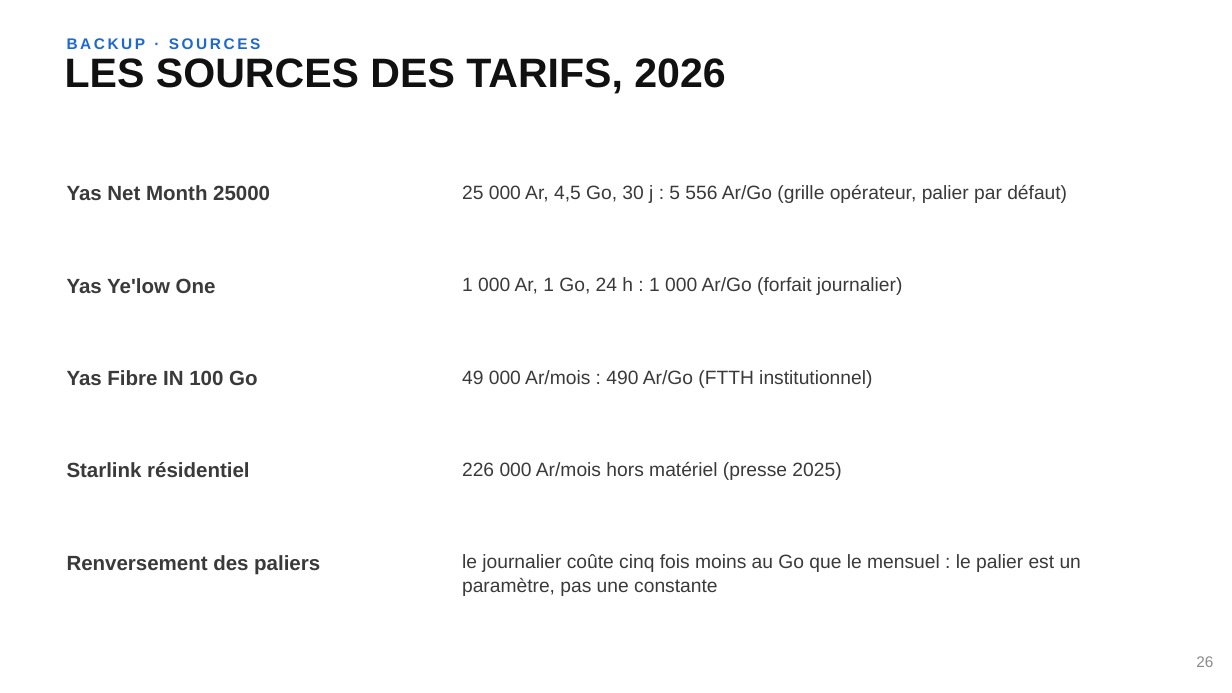
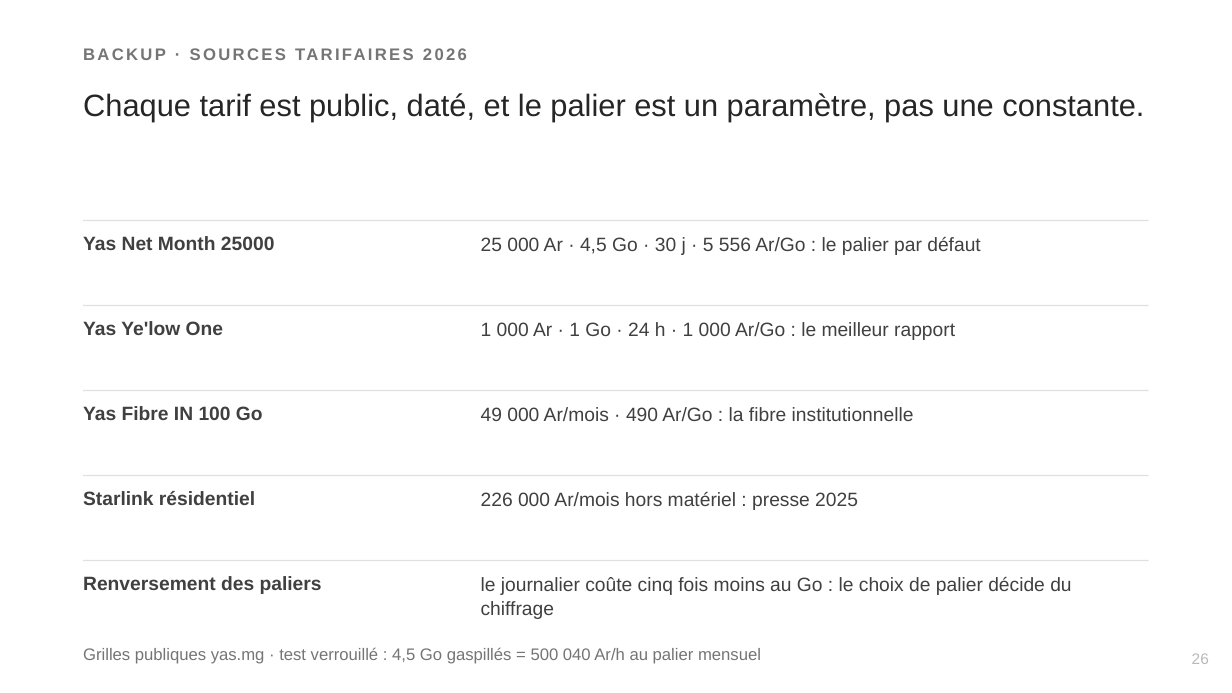
Before and after one commit to Realms4239/cgo, a slide deck: slide 26 of book/soutenance.pptx. Drawn at 1232x693 pixels with LibreOffice and Linux fonts; fonts in the diff are those of the drawing. Boxes give left, top, right and bottom in pixels: in the first picture for what was removed or moved away, otherwise in the second. Text is boxed around its words. In the diff, an @@ line names an element or a change of style, - is before the commit and + after.

Commit message:
feat(livrables): rebuild L1/L2/L3 depuis sources reconciliees + figR3-qdi.png regeneree (STOP deck verifie, chiffres sanctuarises intacts)

```diff
--- a/book/soutenance.pptx
+++ b/book/soutenance.pptx
@@ text at (67, 38, 261, 49): text changed; size 12 to 13 pt; text colour #1C69D4 to #757575 @@
-BACKUP · SOURCES
+BACKUP · SOURCES TARIFAIRES 2026
@@ text at (83, 93, 1144, 121): text changed; size 32 to 24 pt; text colour #111111 to #262626; bold off @@
-LES SOURCES DES TARIFS, 2026
+Chaque tarif est public, daté, et le palier est un paramètre, pas une constante.
@@ size 16 to 15 pt, text colour #3A3A3A to #404040 in 5 elements at (83, 576, 322, 594), (83, 491, 255, 505), (83, 406, 263, 420), (83, 321, 223, 335), (83, 236, 275, 250) @@
@@ text "Yas Net Month 25000": place and size @@
-text "Yas Net Month 25000" at (67, 185, 270, 200)
+text "Yas Net Month 25000" at (83, 236, 275, 250)
@@ rectangle added at (83, 220, 1149, 221), fill #E0E0E0 @@
@@ text at (481, 236, 980, 255): text changed; text colour #3A3A3A to #404040 @@
-25 000 Ar, 4,5 Go, 30 j : 5 556 Ar/Go (grille opérateur, palier par défaut)
+25 000 Ar · 4,5 Go · 30 j · 5 556 Ar/Go : le palier par défaut
@@ text removed at (462, 277, 903, 295) @@
-1 000 Ar, 1 Go, 24 h : 1 000 Ar/Go (forfait journalier)
@@ text "Yas Ye'low One": place and size @@
-text "Yas Ye'low One" at (67, 278, 216, 293)
+text "Yas Ye'low One" at (83, 321, 223, 335)
@@ rectangle added at (83, 305, 1149, 306), fill #E0E0E0 @@
@@ text at (481, 322, 955, 340): text changed; text colour #3A3A3A to #404040 @@
-49 000 Ar/mois : 490 Ar/Go (FTTH institutionnel)
+1 000 Ar · 1 Go · 24 h · 1 000 Ar/Go : le meilleur rapport
@@ text "Yas Fibre IN 100 Go": place and size @@
-text "Yas Fibre IN 100 Go" at (67, 370, 257, 385)
+text "Yas Fibre IN 100 Go" at (83, 406, 263, 420)
@@ rectangle added at (83, 390, 1149, 391), fill #E0E0E0 @@
@@ text added at (481, 407, 914, 421), 15 pt, text #404040 @@
+49 000 Ar/mois · 490 Ar/Go : la fibre institutionnelle
@@ rectangle added at (83, 475, 1149, 476), fill #E0E0E0 @@
@@ text "Starlink résidentiel": place and size @@
-text "Starlink résidentiel" at (67, 462, 249, 477)
+text "Starlink résidentiel" at (83, 491, 255, 505)
@@ text at (481, 492, 858, 510): text changed; text colour #3A3A3A to #404040 @@
-226 000 Ar/mois hors matériel (presse 2025)
+226 000 Ar/mois hors matériel : presse 2025
@@ rectangle added at (83, 560, 1149, 561), fill #E0E0E0 @@
@@ text "Renversement des paliers": place and size @@
-text "Renversement des paliers" at (67, 555, 320, 575)
+text "Renversement des paliers" at (83, 576, 322, 594)
@@ text at (481, 577, 1071, 619): text changed; text colour #3A3A3A to #404040 @@
-le journalier coûte cinq fois moins au Go que le mensuel : le palier est un paramètre, pas une constante
+le journalier coûte cinq fois moins au Go : le choix de palier décide du chiffrage
@@ text added at (83, 648, 761, 664), 13 pt, text #757575 @@
+Grilles publiques yas.mg · test verrouillé : 4,5 Go gaspillés = 500 040 Ar/h au palier mensuel
@@ text "26" at (1192, 653, 1209, 664): text colour #8A8A8A to #B9B9B9 @@
```
Also in this commit, not shown: 20 other slides changed, 5 slides added, 5 slides removed, 4 other files.
